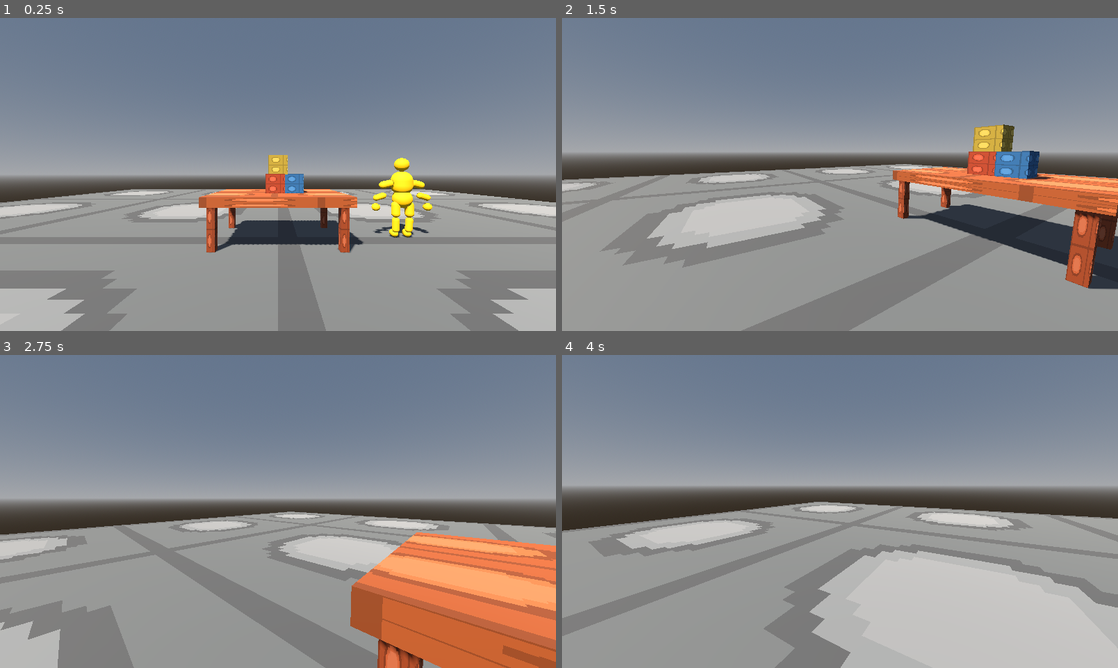
Above: before the commit, frames 1-4 (two rows, left to right).
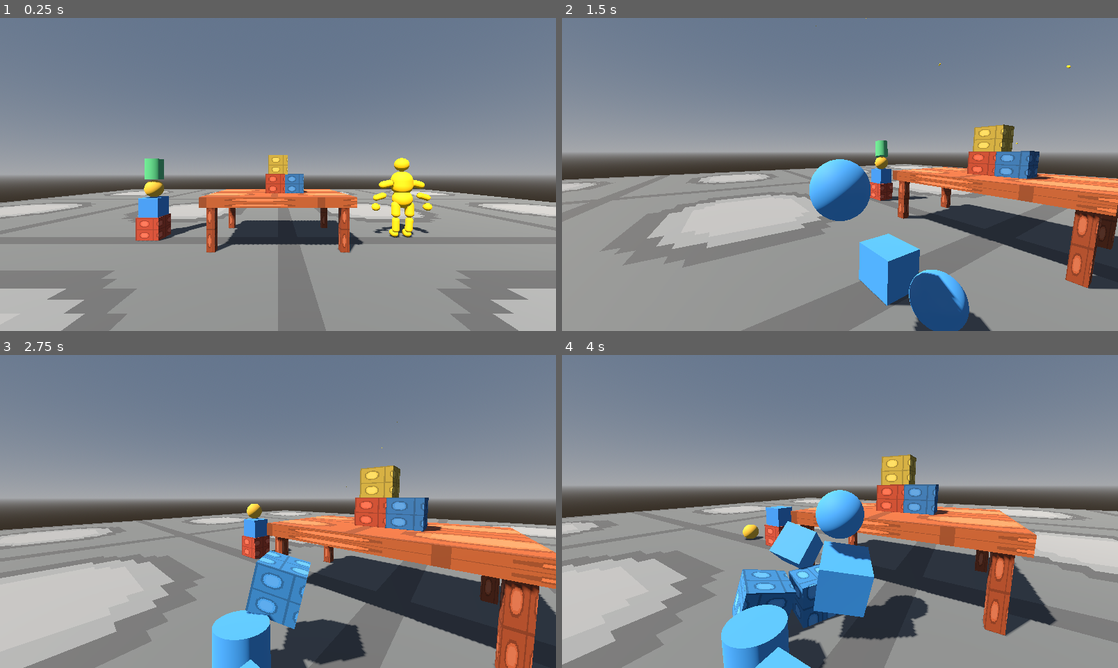
Above: after the commit, the same moments.

Repository: chaloapps011-cyber/HANDS-SANDBOX
Game: Godot game, scene res://scenes/main.tscn
Same seed, same stepped clock (60 frames per second), same inputs: the game is played once before the commit and once after it.
Inputs (mouse positions are in pixels of both pictures, inside the frame that each line leads up to):
- Up to frame 1 (0.25 s): no input
- Up to frame 2 (1.5 s): tap Enter at 0.5 s; move the mouse to (962, 158) at 0.52 s; hold Right (ui_right) 0.53-1.28 s; tap 1 at 0.6 s; click (962, 158) at 0.67 s; tap 2 at 0.8, 1.35 s; move the mouse to (812, 174) at 1.27 s; hold Up (ui_up) from 1.28 s (still down)
- Up to frame 3 (2.75 s): keep holding Up (ui_up); tap 3 at 1.55, 2.1 s; move the mouse to (289, 505) at 2.02 s; tap 4 at 2.3 s
- Up to frame 4 (4 s): keep holding Up (ui_up); move the mouse to (834, 517) at 2.77 s; tap 4 at 2.85 s; tap 1 at 3.05, 3.6 s; move the mouse to (878, 514) at 3.52 s; tap 2 at 3.8 s

The runs differ from the first frame. In frame 1, 1.3% of the frame differs, in the area x 24-38%, y 44-72%; in frame 2, 6.2%; in frame 3, 38%; in frame 4, 46%, in the area x 0-100%, y 31-100%.

Commit message:
Add configurable physical object construction system for Stage 003

Diff:
--- /dev/null
+++ b/scripts/objects/physical_object.gd
@@ -0,0 +1,78 @@
+extends RigidBody3D
+## Configurable independent rigid object for the Stage 003 construction system.
+
+const Baseplate = preload("res://scripts/materials/baseplate.gd")
+
+enum ShapeType { CUBE, SPHERE, CYLINDER, BASEPLATE_BLOCK }
+
+@export var shape_type: ShapeType = ShapeType.CUBE
+@export var object_size := Vector3(0.5, 0.5, 0.5)
+@export var tint := Color(0.25, 0.58, 0.86)
+@export_range(0.05, 100.0, 0.05) var object_mass := 1.0
+@export_range(0.0, 1.0, 0.01) var friction := 0.75
+@export_range(0.0, 1.0, 0.01) var elasticity := 0.08
+@export var use_baseplate_material := false
+
+var object_id: StringName
+static var _next_object_number := 1
+
+func _ready() -> void:
+	object_id = StringName("sandbox_object_%04d" % _next_object_number)
+	_next_object_number += 1
+	set_meta("sandbox_object_id", object_id)
+	add_to_group("sandbox_objects")
+	mass = maxf(object_mass, 0.05)
+	continuous_cd = true
+	can_sleep = true
+	linear_damp = 0.05
+	angular_damp = 0.08
+
+	var safe_size := Vector3(maxf(object_size.x, 0.1), maxf(object_size.y, 0.1), maxf(object_size.z, 0.1))
+	var collider := CollisionShape3D.new()
+	var mesh_instance := MeshInstance3D.new()
+	var mesh: PrimitiveMesh
+
+	match shape_type:
+		ShapeType.SPHERE:
+			var radius := maxf(safe_size.x, maxf(safe_size.y, safe_size.z)) * 0.5
+			var sphere_shape := SphereShape3D.new()
+			sphere_shape.radius = radius
+			collider.shape = sphere_shape
+			var sphere_mesh := SphereMesh.new()
+			sphere_mesh.radius = radius
+			sphere_mesh.height = radius * 2.0
+			mesh = sphere_mesh
+		ShapeType.CYLINDER:
+			var radius := maxf(safe_size.x, safe_size.z) * 0.5
+			var cylinder_shape := CylinderShape3D.new()
+			cylinder_shape.radius = radius
+			cylinder_shape.height = safe_size.y
+			collider.shape = cylinder_shape
+			var cylinder_mesh := CylinderMesh.new()
+			cylinder_mesh.top_radius = radius
+			cylinder_mesh.bottom_radius = radius
+			cylinder_mesh.height = safe_size.y
+			mesh = cylinder_mesh
+		_:
+			var box_shape := BoxShape3D.new()
+			box_shape.size = safe_size
+			collider.shape = box_shape
+			var box_mesh := BoxMesh.new()
+			box_mesh.size = safe_size
+			mesh = box_mesh
+
+	add_child(collider)
+	mesh_instance.mesh = mesh
+	if use_baseplate_material or shape_type == ShapeType.BASEPLATE_BLOCK:
+		mesh_instance.material_override = Baseplate.make(tint, 0.8)
+	else:
+		var material := StandardMaterial3D.new()
+		material.albedo_color = tint
+		material.roughness = 0.72
+		mesh_instance.material_override = material
+	add_child(mesh_instance)
+
+	var physics_material := PhysicsMaterial.new()
+	physics_material.friction = friction
+	physics_material.bounce = elasticity
+	physics_material_override = physics_material
--- a/scripts/world/main_world.gd
+++ b/scripts/world/main_world.gd
@@ -1,11 +1,12 @@
 extends Node3D
-## Stage 001 environment assembly plus the Stage 002 ragdoll spawn entry point.
+## Stage 001 environment, Stage 002 ragdoll, and Stage 003 physical-object factory.
 
 const FloorModule = preload("res://scripts/world/floor.gd")
 const TableModule = preload("res://scripts/world/table.gd")
 const PlayerModule = preload("res://scripts/player/player_controller.gd")
 const BlockModule = preload("res://scripts/objects/physical_block.gd")
 const RagdollModule = preload("res://scripts/objects/ragdoll.gd")
+const PhysicalObjectModule = preload("res://scripts/objects/physical_object.gd")
 
 func _ready() -> void:
 	_build_environment()
@@ -20,6 +21,31 @@
 	_add_block(Vector3(0.32, 1.15, 0.0), Color(0.22, 0.48, 0.72))
 	_add_block(Vector3(0.0, 2.15, 0.0), Color(0.80, 0.68, 0.24))
 	spawn_ragdoll(Vector3(3.2, 0, 0))
+	_spawn_sample_stack()
+
+func _unhandled_input(event: InputEvent) -> void:
+	if not (event is InputEventKey and event.pressed and not event.echo):
+		return
+	var camera := get_viewport().get_camera_3d()
+	if camera == null:
+		return
+	var requested_shape := -1
+	match event.keycode:
+		KEY_1:
+			requested_shape = PhysicalObjectModule.ShapeType.CUBE
+		KEY_2:
+			requested_shape = PhysicalObjectModule.ShapeType.SPHERE
+		KEY_3:
+			requested_shape = PhysicalObjectModule.ShapeType.CYLINDER
+		KEY_4:
+			requested_shape = PhysicalObjectModule.ShapeType.BASEPLATE_BLOCK
+	if requested_shape < 0:
+		return
+	var forward := -camera.global_transform.basis.z
+	var spawn_at := camera.global_position + forward * 2.0
+	spawn_at.y = maxf(spawn_at.y, 0.8)
+	var yaw := camera.global_rotation.y
+	spawn_physical_object(requested_shape, spawn_at, Vector3(0, yaw, 0))
 
 func _build_environment() -> void:
 	var environment_node := WorldEnvironment.new()
@@ -47,6 +73,29 @@
 	block.tint = tint
 	add_child(block)
 
+## Creates one physics-independent object. Shape uses PhysicalObjectModule.ShapeType.
+## Position, Euler rotation, dimensions, color and physical material are caller-configurable.
+func spawn_physical_object(shape_type: int, at: Vector3, object_rotation: Vector3 = Vector3.ZERO, object_size: Vector3 = Vector3(0.5, 0.5, 0.5), tint: Color = Color(0.25, 0.58, 0.86), object_mass: float = 1.0, friction: float = 0.75, elasticity: float = 0.08, use_baseplate_material: bool = false) -> RigidBody3D:
+	var object: RigidBody3D = PhysicalObjectModule.new()
+	object.shape_type = shape_type
+	object.position = at
+	object.rotation = object_rotation
+	object.object_size = object_size
+	object.tint = tint
+	object.object_mass = object_mass
+	object.friction = friction
+	object.elasticity = elasticity
+	object.use_baseplate_material = use_baseplate_material
+	add_child(object)
+	return object
+
+func _spawn_sample_stack() -> void:
+	# Compact sample stack on the floor, away from the table/ragdoll.
+	spawn_physical_object(PhysicalObjectModule.ShapeType.BASEPLATE_BLOCK, Vector3(-3.2, 0.28, 0), Vector3.ZERO, Vector3(0.56, 0.56, 0.56), Color(0.82, 0.32, 0.22), 1.0, 0.8, 0.05, true)
+	spawn_physical_object(PhysicalObjectModule.ShapeType.CUBE, Vector3(-3.2, 0.84, 0), Vector3.ZERO, Vector3(0.48, 0.48, 0.48), Color(0.22, 0.52, 0.82), 0.8, 0.65, 0.1)
+	spawn_physical_object(PhysicalObjectModule.ShapeType.SPHERE, Vector3(-3.2, 1.42, 0), Vector3.ZERO, Vector3(0.44, 0.44, 0.44), Color(0.86, 0.68, 0.20), 0.6, 0.45, 0.18)
+	spawn_physical_object(PhysicalObjectModule.ShapeType.CYLINDER, Vector3(-3.2, 2.04, 0), Vector3.ZERO, Vector3(0.42, 0.52, 0.42), Color(0.32, 0.72, 0.47), 0.9, 0.7, 0.06)
+
 ## Public factory: each call adds a completely independent articulated ragdoll.
 func spawn_ragdoll(at: Vector3) -> Node3D:
 	var ragdoll: Node3D = RagdollModule.new()
